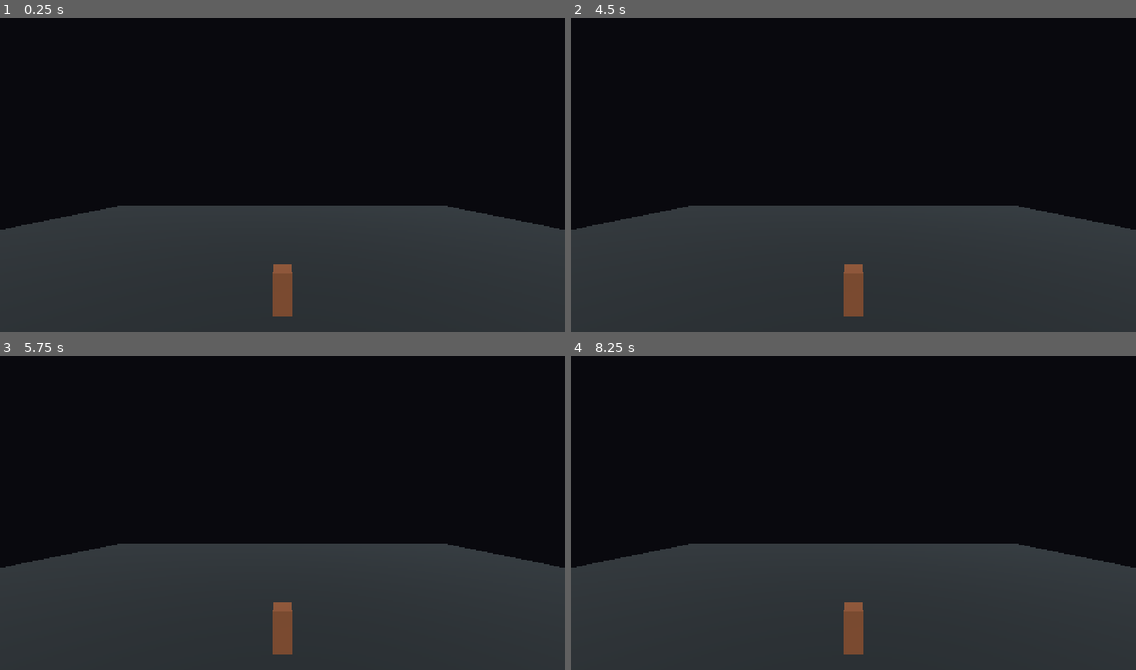
Above: before the commit, frames 1-4 (two rows, left to right).
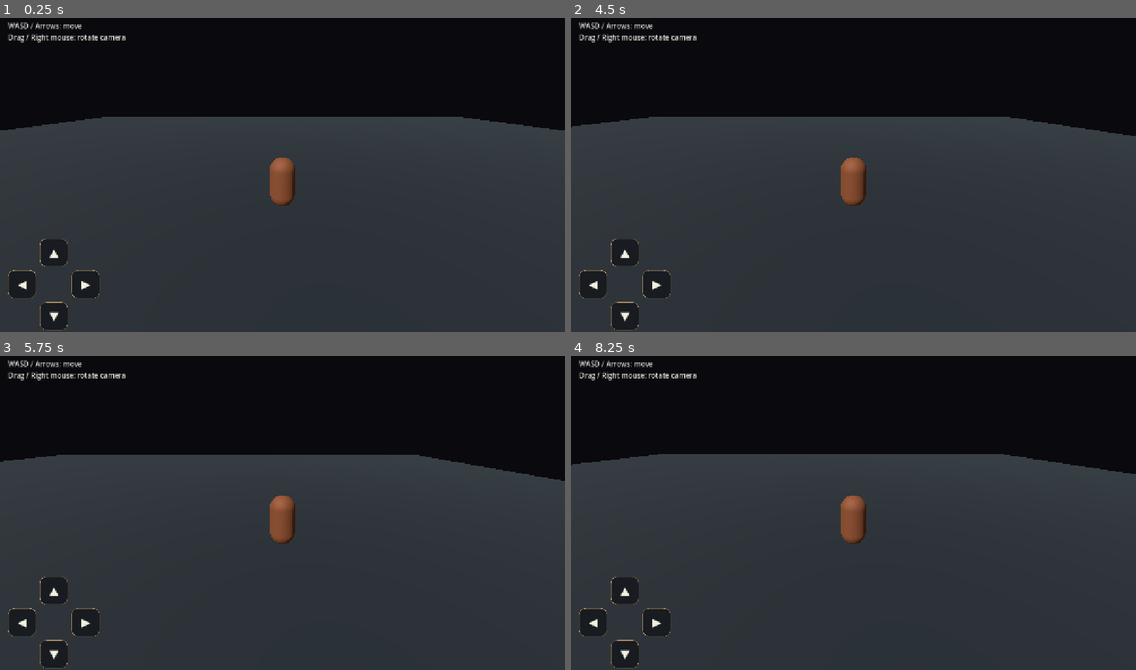
Above: after the commit, the same moments.

Repository: areagleegy/AshenKingdoms
Game: Godot game, scene res://scenes/boot/Main.tscn
Two runs of this game, one before a commit and one after it. Both use one fixed random seed, a clock stepped at 60 frames per second and the inputs below.
Inputs (mouse positions are in pixels of both pictures, inside the frame that each line leads up to):
- Up to frame 1 (0.25 s): no input
- Up to frame 2 (4.5 s): click (627, 253) at 0.5 s, where only the run after the commit has a clickable "▲"; click (593, 284) at 1.25 s, where only the run after the commit has a clickable "◀"; click (655, 284) at 2 s, where only the run after the commit has a clickable "▶"; click (627, 316) at 2.75 s, where only the run after the commit has a clickable "▼"; tap Enter at 3.5 s; move the mouse to (977, 156) at 3.52 s; hold D (move_right, bound only after the commit) 3.53-4.25 s; click (977, 156) at 3.67 s; drag from (740, 187) to (825, 237) at 4.27 s
- Up to frame 3 (5.75 s): tap Space at 5 s; move the mouse to (339, 440) at 5.02 s; hold D (move_right, bound only after the commit) from 5.03 s (still down); click (339, 440) at 5.17 s
- Up to frame 4 (8.25 s): release D (move_right, bound only after the commit) at 5.75 s; drag from (825, 575) to (684, 462) at 5.77 s; tap Enter at 6.5 s; move the mouse to (1023, 560) at 6.52 s; hold A (move_left, bound only after the commit) 6.53-7.25 s; click (1023, 560) at 6.67 s; drag from (684, 462) to (768, 431) at 7.27 s; tap Space at 8 s; move the mouse to (881, 509) at 8.02 s; hold S (move_back, bound only after the commit) from 8.03 s (still down); click (881, 509) at 8.17 s

The runs differ from the first frame. In frame 1, 31% of the frame differs, in the area x 0-100%, y 1-100%; in frame 2, 31%; in frame 3, 31%; in frame 4, 31%.

Commit message:
Add third-person movement and mobile touch controls

Diff:
--- a/scripts/core/main.gd
+++ b/scripts/core/main.gd
@@ -1,6 +1,7 @@
 extends Node3D
 
 const SERVER_SCRIPT: Script = preload("res://scripts/core/server.gd")
+const PLAYER_SCRIPT: Script = preload("res://scripts/player/player_controller.gd")
 
 
 func _ready() -> void:
@@ -10,8 +11,9 @@
         add_child(server_node)
         return
 
-    _create_placeholder_world()
-    print("AshenKingdoms prototype started.")
+    _create_world()
+    _create_player()
+    print("AshenKingdoms movement prototype started.")
 
 
 func _is_server_mode() -> bool:
@@ -22,28 +24,42 @@
     )
 
 
-func _create_placeholder_world() -> void:
-    var ground := MeshInstance3D.new()
-    ground.name = "PlaceholderGround"
+func _create_world() -> void:
+    var environment := Environment.new()
+    environment.background_mode = Environment.BG_COLOR
+    environment.background_color = Color(0.035, 0.035, 0.055, 1.0)
+    environment.ambient_light_source = Environment.AMBIENT_SOURCE_COLOR
+    environment.ambient_light_color = Color(0.52, 0.55, 0.62, 1.0)
+    environment.ambient_light_energy = 0.55
+
+    var world_environment := WorldEnvironment.new()
+    world_environment.name = "WorldEnvironment"
+    world_environment.environment = environment
+    add_child(world_environment)
+
+    var ground_body := StaticBody3D.new()
+    ground_body.name = "Ground"
+    ground_body.position.y = -0.5
+
+    var ground_collision := CollisionShape3D.new()
+    var ground_shape := BoxShape3D.new()
+    ground_shape.size = Vector3(60.0, 1.0, 60.0)
+    ground_collision.shape = ground_shape
+    ground_body.add_child(ground_collision)
+
+    var ground_visual := MeshInstance3D.new()
+    ground_visual.name = "GroundVisual"
     var ground_mesh := PlaneMesh.new()
     ground_mesh.size = Vector2(60.0, 60.0)
-    ground.mesh = ground_mesh
-    ground.position.y = -0.55
+    ground_visual.mesh = ground_mesh
+    ground_visual.position.y = 0.5
+
     var ground_material := StandardMaterial3D.new()
-    ground_material.albedo_color = Color(0.12, 0.15, 0.17)
-    ground.material_override = ground_material
-    add_child(ground)
-
-    var marker := MeshInstance3D.new()
-    marker.name = "PrototypePlayerMarker"
-    var marker_mesh := BoxMesh.new()
-    marker_mesh.size = Vector3(0.8, 1.8, 0.8)
-    marker.mesh = marker_mesh
-    marker.position.y = 0.45
-    var marker_material := StandardMaterial3D.new()
-    marker_material.albedo_color = Color(0.55, 0.32, 0.19)
-    marker.material_override = marker_material
-    add_child(marker)
+    ground_material.albedo_color = Color(0.12, 0.15, 0.17, 1.0)
+    ground_material.roughness = 0.92
+    ground_visual.material_override = ground_material
+    ground_body.add_child(ground_visual)
+    add_child(ground_body)
 
     var sun := DirectionalLight3D.new()
     sun.name = "Sun"
@@ -51,9 +67,10 @@
     sun.light_energy = 1.2
     add_child(sun)
 
-    var camera := Camera3D.new()
-    camera.name = "PrototypeCamera"
-    camera.position = Vector3(0.0, 5.5, 9.0)
-    camera.look_at(Vector3(0.0, 0.3, 0.0), Vector3.UP)
-    camera.current = true
-    add_child(camera)
+
+func _create_player() -> void:
+    var player := CharacterBody3D.new()
+    player.name = "Player"
+    player.position = Vector3(0.0, 0.05, 0.0)
+    player.set_script(PLAYER_SCRIPT)
+    add_child(player)
--- /dev/null
+++ b/scripts/player/player_controller.gd
@@ -0,0 +1,242 @@
+extends CharacterBody3D
+
+const WALK_SPEED: float = 5.0
+const TURN_SPEED: float = 10.0
+const CAMERA_SENSITIVITY: float = 0.006
+const TOUCH_BUTTON_SIZE: Vector2 = Vector2(64.0, 64.0)
+
+var gravity: float = 9.8
+var _camera_yaw: float = 0.0
+var _camera_pitch: float = 0.0
+var _camera_touch_index: int = -1
+var _camera_dragging: bool = false
+var _touch_pressed: Dictionary = {}
+var _touch_buttons: Dictionary = {}
+var _camera_pivot: Node3D
+var _hud_root: Control
+
+
+func _ready() -> void:
+    _configure_input_actions()
+    gravity = float(ProjectSettings.get_setting("physics/3d/default_gravity", 9.8))
+    _create_character_mesh()
+    _create_camera_rig()
+    _create_touch_hud()
+
+
+func _physics_process(delta: float) -> void:
+    var move_input := Input.get_vector(
+        "move_left",
+        "move_right",
+        "move_forward",
+        "move_back"
+    )
+
+    var touch_input := Vector2.ZERO
+    if bool(_touch_pressed.get("left", false)):
+        touch_input.x -= 1.0
+    if bool(_touch_pressed.get("right", false)):
+        touch_input.x += 1.0
+    if bool(_touch_pressed.get("forward", false)):
+        touch_input.y -= 1.0
+    if bool(_touch_pressed.get("back", false)):
+        touch_input.y += 1.0
+
+    move_input = (move_input + touch_input).limit_length(1.0)
+    var move_direction := Vector3(move_input.x, 0.0, move_input.y)
+    move_direction = move_direction.rotated(Vector3.UP, _camera_yaw)
+
+    if move_direction.length_squared() > 0.001:
+        velocity.x = move_direction.x * WALK_SPEED
+        velocity.z = move_direction.z * WALK_SPEED
+        var target_yaw := atan2(-move_direction.x, -move_direction.z)
+        rotation.y = lerp_angle(rotation.y, target_yaw, clampf(TURN_SPEED * delta, 0.0, 1.0))
+    else:
+        velocity.x = move_toward(velocity.x, 0.0, WALK_SPEED * 7.0 * delta)
+        velocity.z = move_toward(velocity.z, 0.0, WALK_SPEED * 7.0 * delta)
+
+    if is_on_floor():
+        if velocity.y < 0.0:
+            velocity.y = 0.0
+    else:
+        velocity.y -= gravity * delta
+
+    if _camera_pivot != null:
+        _camera_pivot.rotation.y = wrapf(_camera_yaw - rotation.y, -PI, PI)
+    move_and_slide()
+
+
+func _unhandled_input(event: InputEvent) -> void:
+    var viewport_width: float = get_viewport().get_visible_rect().size.x
+
+    if event is InputEventScreenTouch:
+        var touch_event := event as InputEventScreenTouch
+        if touch_event.pressed and touch_event.position.x >= viewport_width * 0.42:
+            _camera_touch_index = touch_event.index
+            _camera_dragging = true
+        elif not touch_event.pressed and touch_event.index == _camera_touch_index:
+            _camera_touch_index = -1
+            _camera_dragging = false
+    elif event is InputEventScreenDrag:
+        var drag_event := event as InputEventScreenDrag
+        if _camera_dragging and drag_event.index == _camera_touch_index:
+            _rotate_camera(drag_event.relative)
+    elif event is InputEventMouseButton:
+        var mouse_button := event as InputEventMouseButton
+        if mouse_button.button_index == MOUSE_BUTTON_RIGHT:
+            _camera_dragging = mouse_button.pressed
+    elif event is InputEventMouseMotion and _camera_dragging:
+        _rotate_camera((event as InputEventMouseMotion).relative)
+
+
+func _rotate_camera(relative_motion: Vector2) -> void:
+    _camera_yaw = wrapf(_camera_yaw - relative_motion.x * CAMERA_SENSITIVITY, -PI, PI)
+    _camera_pitch = clampf(
+        _camera_pitch - relative_motion.y * CAMERA_SENSITIVITY,
+        deg_to_rad(-22.0),
+        deg_to_rad(28.0)
+    )
+
+    if _camera_pivot != null:
+        _camera_pivot.rotation.x = _camera_pitch
+        _camera_pivot.rotation.y = wrapf(_camera_yaw - rotation.y, -PI, PI)
+
+
+func _configure_input_actions() -> void:
+    _add_key_binding("move_left", KEY_A)
+    _add_key_binding("move_left", KEY_LEFT)
+    _add_key_binding("move_right", KEY_D)
+    _add_key_binding("move_right", KEY_RIGHT)
+    _add_key_binding("move_forward", KEY_W)
+    _add_key_binding("move_forward", KEY_UP)
+    _add_key_binding("move_back", KEY_S)
+    _add_key_binding("move_back", KEY_DOWN)
+
+
+func _add_key_binding(action: StringName, physical_code: int) -> void:
+    if not InputMap.has_action(action):
+        InputMap.add_action(action)
+
+    var key_event := InputEventKey.new()
+    key_event.physical_keycode = physical_code
+    if not InputMap.action_has_event(action, key_event):
+        InputMap.action_add_event(action, key_event)
+
+
+func _create_character_mesh() -> void:
+    var collision := CollisionShape3D.new()
+    collision.name = "CharacterCollision"
+    var capsule_shape := CapsuleShape3D.new()
+    capsule_shape.radius = 0.42
+    capsule_shape.height = 1.75
+    collision.shape = capsule_shape
+    collision.position.y = 0.875
+    add_child(collision)
+
+    var character_mesh := MeshInstance3D.new()
+    character_mesh.name = "CharacterVisual"
+    var capsule_mesh := CapsuleMesh.new()
+    capsule_mesh.radius = 0.42
+    capsule_mesh.height = 1.75
+    character_mesh.mesh = capsule_mesh
+    character_mesh.position.y = 0.875
+
+    var character_material := StandardMaterial3D.new()
+    character_material.albedo_color = Color(0.55, 0.30, 0.17, 1.0)
+    character_material.metallic = 0.08
+    character_material.roughness = 0.72
+    character_mesh.material_override = character_material
+    add_child(character_mesh)
+
+
+func _create_camera_rig() -> void:
+    _camera_pivot = Node3D.new()
+    _camera_pivot.name = "CameraPivot"
+    _camera_pivot.position = Vector3(0.0, 1.2, 0.0)
+    _camera_pivot.rotation = Vector3(_camera_pitch, _camera_yaw - rotation.y, 0.0)
+    add_child(_camera_pivot)
+
+    var camera := Camera3D.new()
+    camera.name = "ThirdPersonCamera"
+    camera.position = Vector3(0.0, 2.5, 6.5)
+    _camera_pivot.add_child(camera)
+    camera.look_at(_camera_pivot.global_position, Vector3.UP)
+    camera.current = true
+
+
+func _create_touch_hud() -> void:
+    var canvas := CanvasLayer.new()
+    canvas.name = "TouchControls"
+    canvas.layer = 10
+    add_child(canvas)
+
+    _hud_root = Control.new()
+    _hud_root.name = "HUD"
+    _hud_root.set_anchors_and_offsets_preset(Control.PRESET_FULL_RECT)
+    _hud_root.mouse_filter = Control.MOUSE_FILTER_IGNORE
+    canvas.add_child(_hud_root)
+
+    var instructions := Label.new()
+    instructions.name = "ControlInstructions"
+    instructions.text = "WASD / Arrows: move\nDrag / Right mouse: rotate camera"
+    instructions.position = Vector2(18.0, 14.0)
+    instructions.add_theme_font_size_override("font_size", 16)
+    instructions.add_theme_color_override("font_color", Color(0.9, 0.9, 0.86, 0.95))
+    instructions.mouse_filter = Control.MOUSE_FILTER_IGNORE
+    _hud_root.add_child(instructions)
+
+    _add_touch_button("forward", "▲")
+    _add_touch_button("left", "◀")
+    _add_touch_button("right", "▶")
+    _add_touch_button("back", "▼")
+    _layout_touch_buttons()
+
+
+func _add_touch_button(action: StringName, caption: String) -> void:
+    var button := Button.new()
+    button.name = "Move_" + String(action)
+    button.text = caption
+    button.custom_minimum_size = TOUCH_BUTTON_SIZE
+    button.focus_mode = Control.FOCUS_NONE
+    button.add_theme_font_size_override("font_size", 26)
+    button.add_theme_color_override("font_color", Color(0.95, 0.94, 0.88, 1.0))
+    button.add_theme_stylebox_override("normal", _button_style(Color(0.06, 0.07, 0.09, 0.72)))
+    button.add_theme_stylebox_override("hover", _button_style(Color(0.13, 0.15, 0.18, 0.88)))
+    button.add_theme_stylebox_override("pressed", _button_style(Color(0.35, 0.22, 0.14, 0.92)))
+    _hud_root.add_child(button)
+    button.button_down.connect(_set_touch_action.bind(action, true))
+    button.button_up.connect(_set_touch_action.bind(action, false))
+    _touch_buttons[action] = button
+
+
+func _button_style(background: Color) -> StyleBoxFlat:
+    var style := StyleBoxFlat.new()
+    style.bg_color = background
+    style.border_color = Color(0.68, 0.55, 0.39, 0.72)
+    style.border_width_left = 1
+    style.border_width_top = 1
+    style.border_width_right = 1
+    style.border_width_bottom = 1
+    style.corner_radius_top_left = 14
+    style.corner_radius_top_right = 14
+    style.corner_radius_bottom_left = 14
+    style.corner_radius_bottom_right = 14
+    return style
+
+
+func _set_touch_action(action: StringName, pressed: bool) -> void:
+    _touch_pressed[action] = pressed
+
+
+func _layout_touch_buttons() -> void:
+    var view_size: Vector2 = get_viewport().get_visible_rect().size
+    var button_positions: Dictionary = {
+        "forward": Vector2(90.0, view_size.y - 212.0),
+        "left": Vector2(18.0, view_size.y - 140.0),
+        "right": Vector2(162.0, view_size.y - 140.0),
+        "back": Vector2(90.0, view_size.y - 68.0)
+    }
+
+    for action in button_positions:
+        var button: Button = _touch_buttons[action]
+        button.position = button_positions[action]
Not shown, changed: README.md
Not shown, changed: docs/TECHNICAL_ARCHITECTURE.md
Not shown, changed: docs/TEST_PLAN.md
